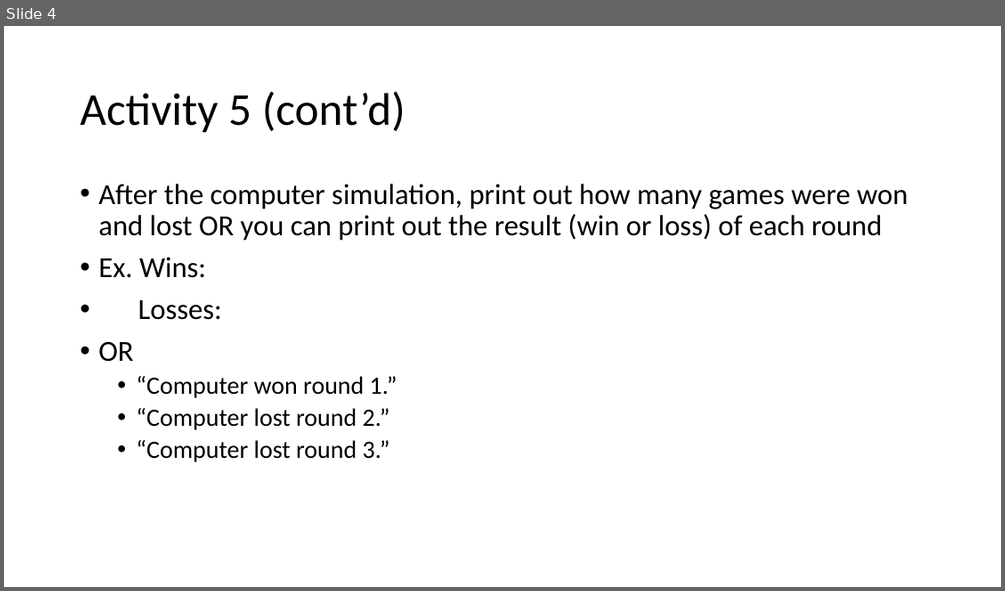
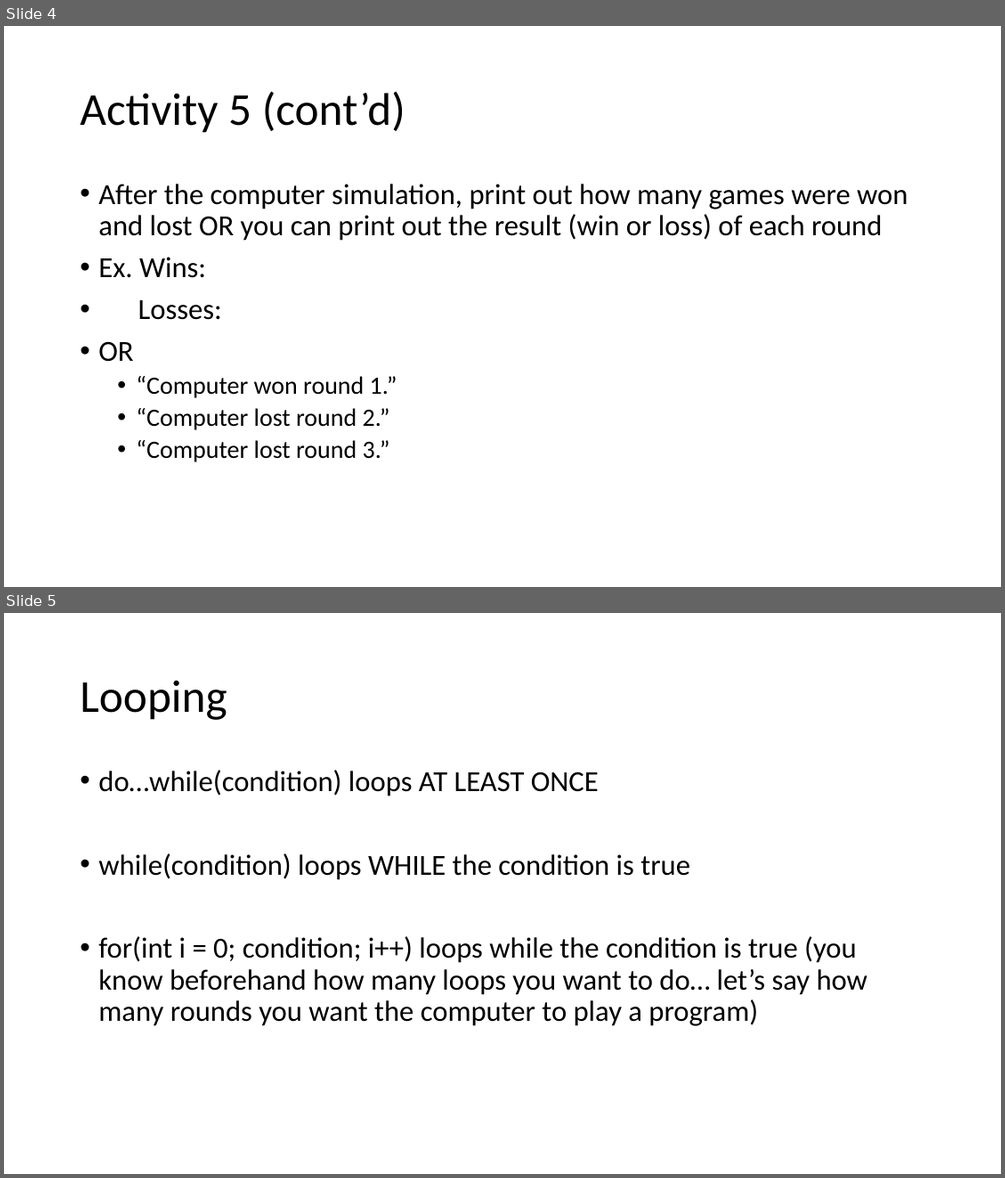
Before and after one commit to kingsman142/CS0007-UTA, a slide deck: Powerpoints/CS0007 Week 9.pptx. Shown one above the other, each under a label of ours: slide 4 before the commit, slides 4 and 5 after it. The pictures are 1005x591 and 1005x1178 pixels, drawn with LibreOffice and Linux fonts; fonts in the diff are those of the drawing. Boxes give left, top, right and bottom in pixels: in the first picture for what was removed or moved away, otherwise in the second. Text is boxed around its words. In the diff, an @@ line names an element or a change of style, - is before the commit and + after.

```diff
--- a/Powerpoints/CS0007 Week 9.pptx
+++ b/Powerpoints/CS0007 Week 9.pptx
@@ slide 5 added at box(4, 613, 1001, 1174), background #FFFFFF @@
@@ title added at box(80, 680, 226, 720), 44 pt, text #000000 @@
+Looping
@@ text added at box(98, 770, 868, 1026), 28 pt, text #000000 @@
+• do…while(condition) loops AT LEAST ONCE
+• while(condition) loops WHILE the condition is true
+• for(int i = 0; condition; i++) loops while the condition is true (you know beforehand how many loops you want to do… let’s say how many rounds you want the computer to play a program)
```
Also in this commit, not shown: 4 other files.
